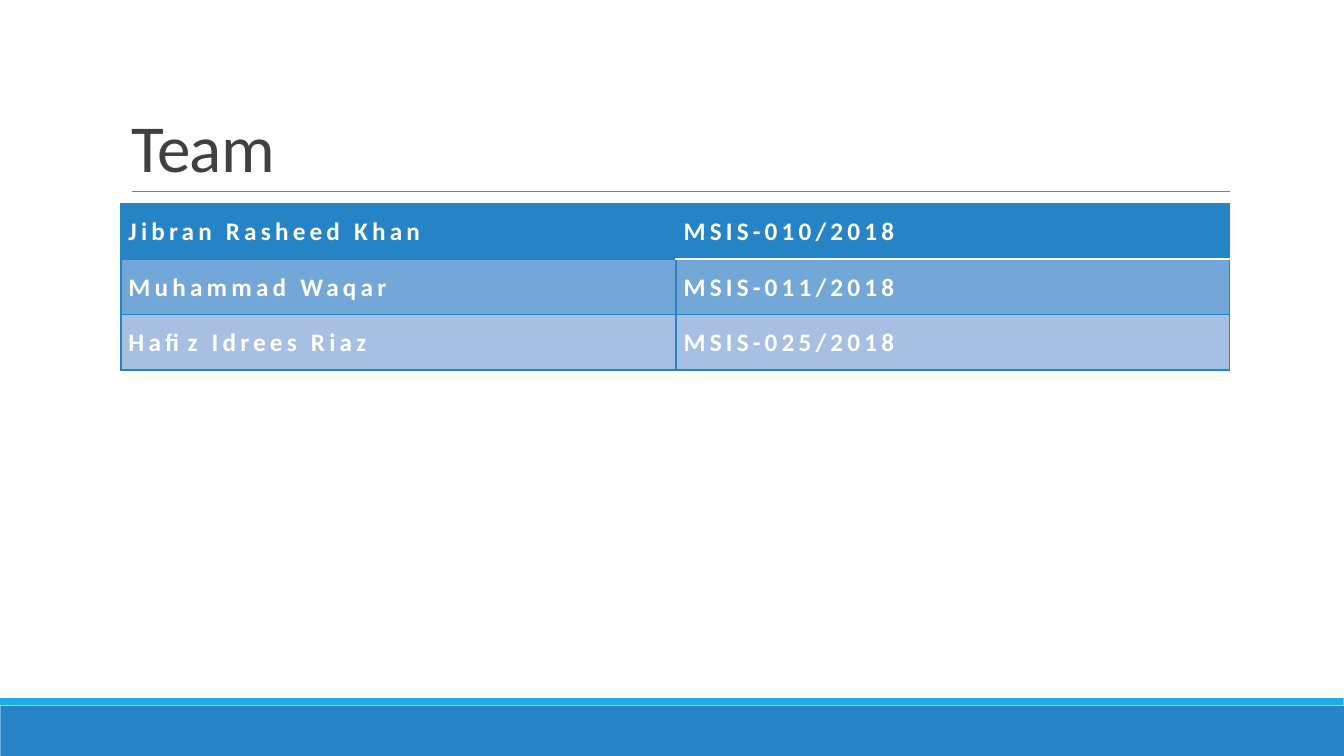
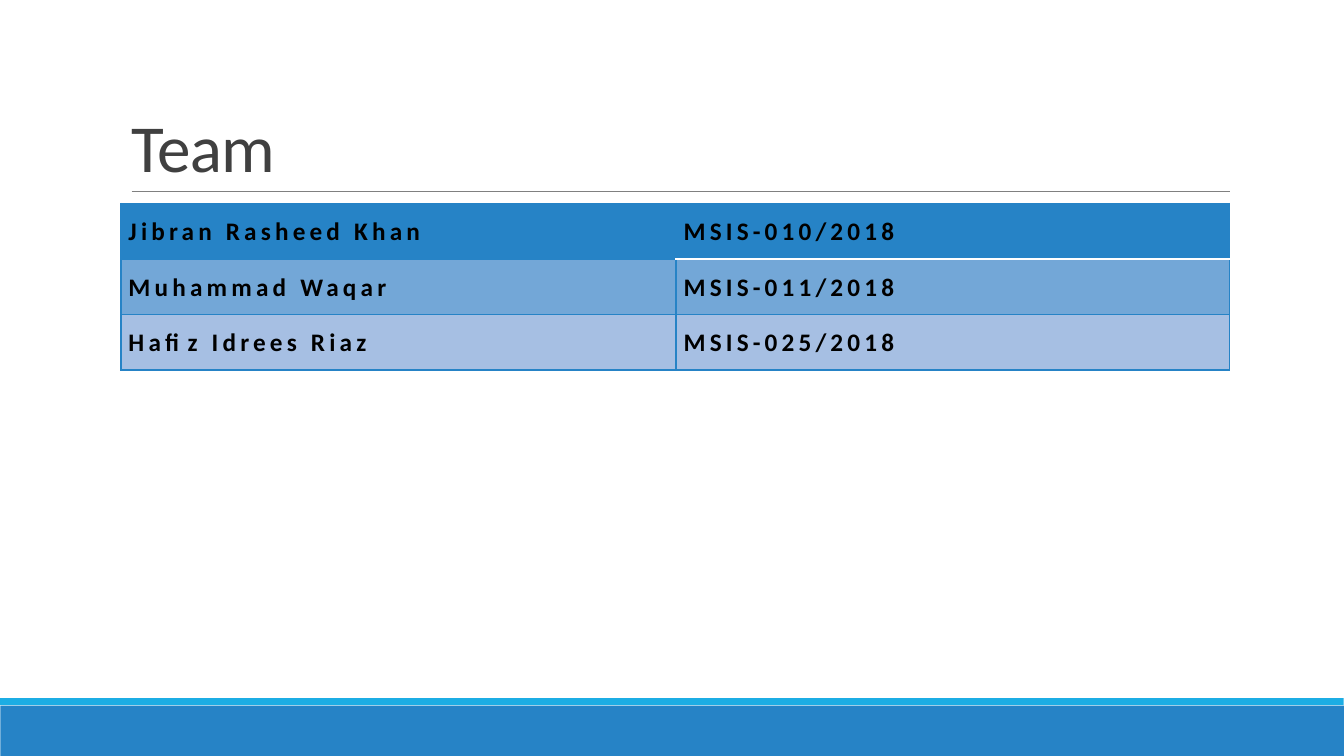
Before and after one commit to DistributedSystems-Fall2018-NEDUET/project-dist_sys, a slide deck: slide 3 of Project Interim Submission/Generic DS Framework.pptx. Drawn at 1344x756 pixels with LibreOffice and Linux fonts; fonts in the diff are those of the drawing. Boxes give left, top, right and bottom in pixels: in the first picture for what was removed or moved away, otherwise in the second. Text is boxed around its words. In the diff, an @@ line names an element or a change of style, - is before the commit and + after.

```diff
--- a/Project Interim Submission/Generic DS Framework.pptx
+++ b/Project Interim Submission/Generic DS Framework.pptx
@@ table at [121, 204, 1230, 370] @@
@@ text colour #FFFFFF to #000000 @@
```
Also in this commit, not shown: 1 other slide changed, 1 other file.
